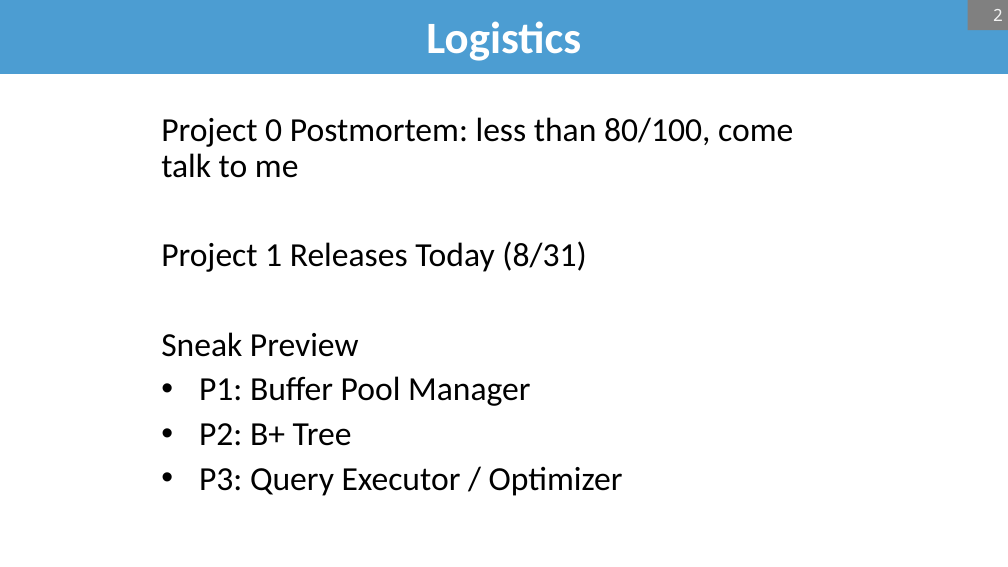
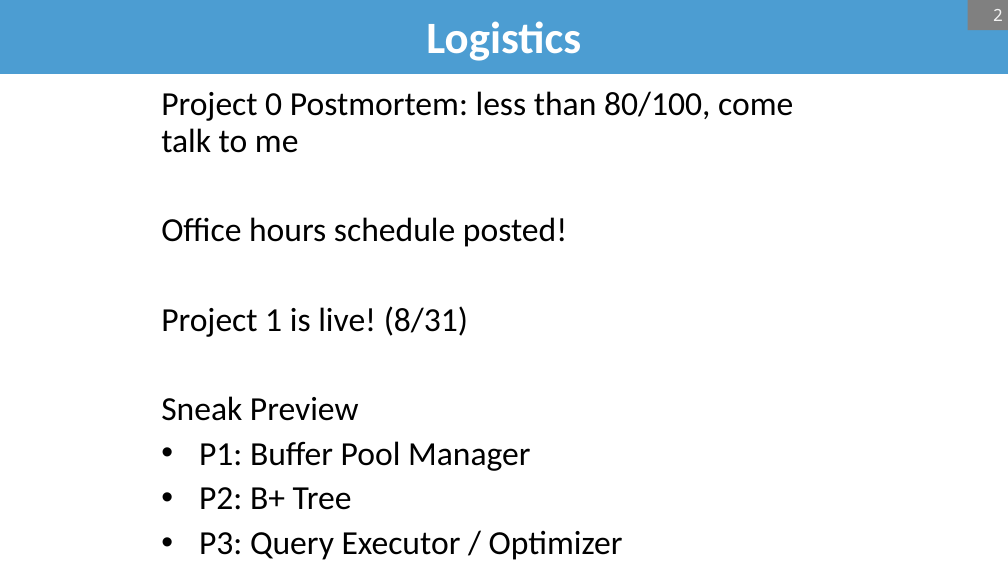
Before and after one commit to bsb20/bsb20.github.io, a slide deck: slide 2 of docs/421_f26/lectures/L3.pptx. Drawn at 1008x567 pixels with LibreOffice and Linux fonts; fonts in the diff are those of the drawing; background and template pictures are left out. Boxes give left, top, right and bottom in pixels: in the first picture for what was removed or moved away, otherwise in the second. Text is boxed around its words. In the diff, an @@ line names an element or a change of style, - is before the commit and + after.

```diff
--- a/docs/421_f26/lectures/L3.pptx
+++ b/docs/421_f26/lectures/L3.pptx
@@ text "Project 0 Postmortem: less than ...": place and size @@
-text "Project 0 Postmortem: less than ..." at (161, 117, 793, 496)
+text "Project 0 Postmortem: less than ..." at (161, 91, 793, 560)
@@ text at (161, 217, 567, 337): text changed @@
-Project 1 Releases Today (8/31)
+Office hours schedule posted!
+Project 1 is live! (8/31)
```
Also in this commit, not shown: 1 other slide changed, 1 other file.
